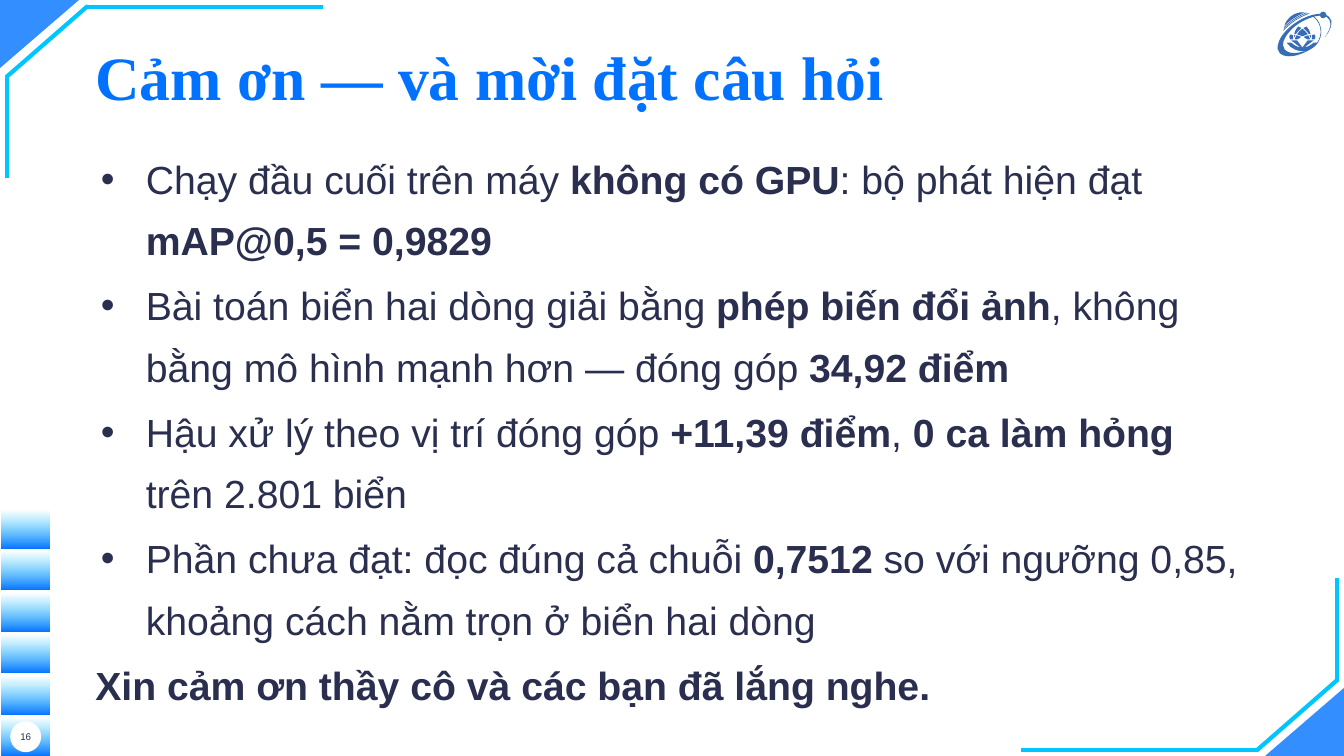
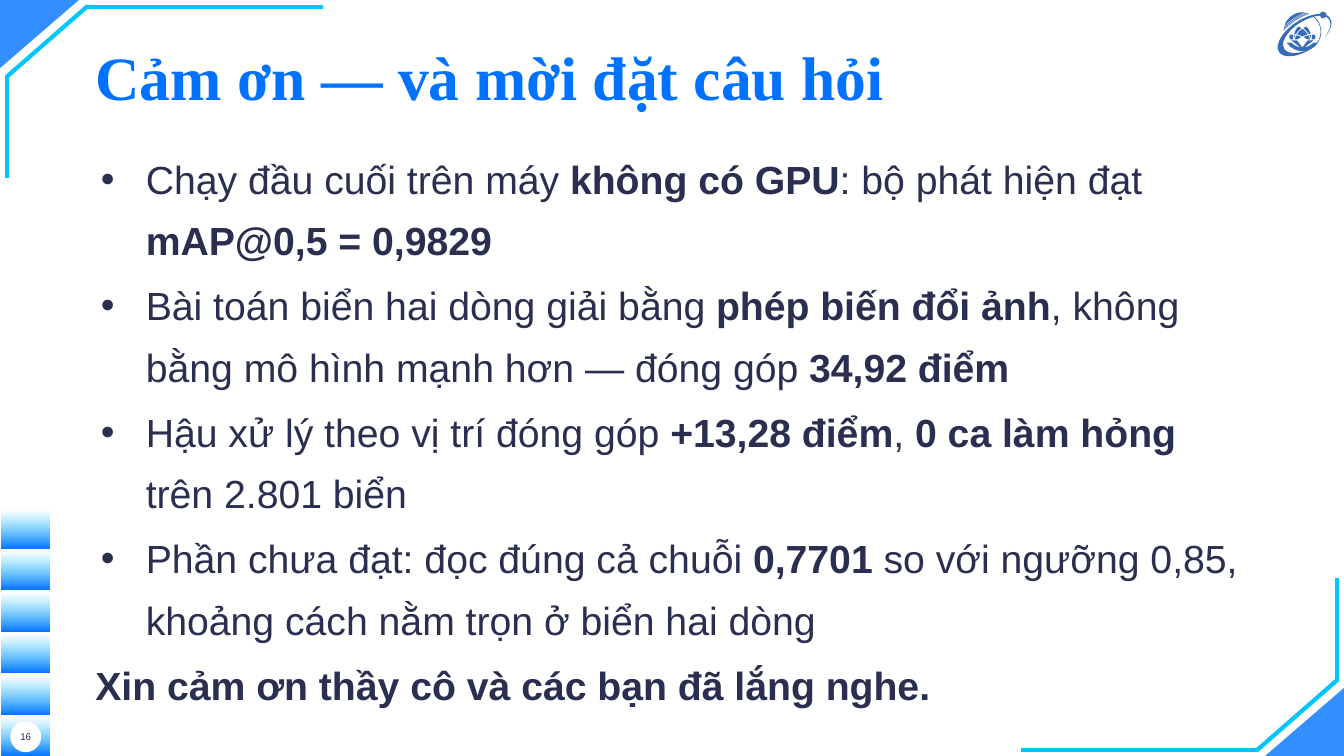
Before and after one commit to hieunguyen2604/alpr-do-an-mon-hoc, a slide deck: slide 16 of docs/slides/12-slides-mon-hoc.pptx. Drawn at 1344x756 pixels with LibreOffice and Linux fonts; fonts in the diff are those of the drawing; background and template pictures are left out. Boxes give left, top, right and bottom in pixels: in the first picture for what was removed or moved away, otherwise in the second. Text is boxed around its words. In the diff, an @@ line names an element or a change of style, - is before the commit and + after.

```diff
--- a/docs/slides/12-slides-mon-hoc.pptx
+++ b/docs/slides/12-slides-mon-hoc.pptx
@@ text at (x1=146, y1=416, x2=1237, y2=643): text changed @@
-• Hậu xử lý theo vị trí đóng góp +11,39 điểm, 0 ca làm hỏng trên 2.801 biển
-• Phần chưa đạt: đọc đúng cả chuỗi 0,7512 so với ngưỡng 0,85, khoảng cách nằm trọn ở biển hai dòng
+• Hậu xử lý theo vị trí đóng góp +13,28 điểm, 0 ca làm hỏng trên 2.801 biển
+• Phần chưa đạt: đọc đúng cả chuỗi 0,7701 so với ngưỡng 0,85, khoảng cách nằm trọn ở biển hai dòng
```
Also in this commit, not shown: 2 other slides changed, 24 other files.
